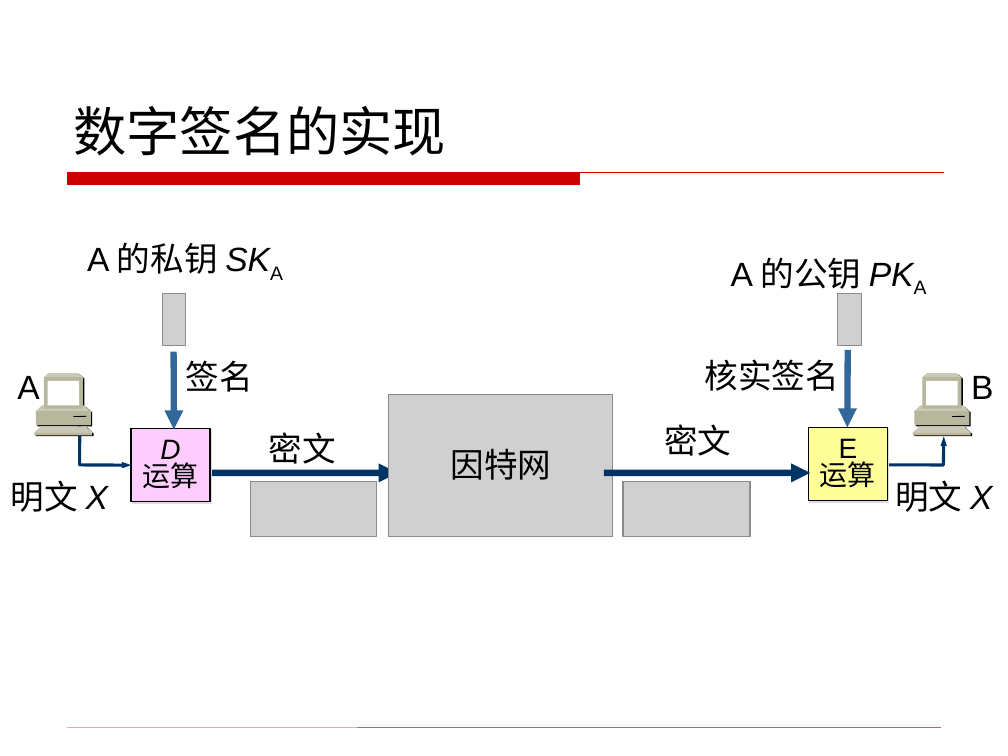
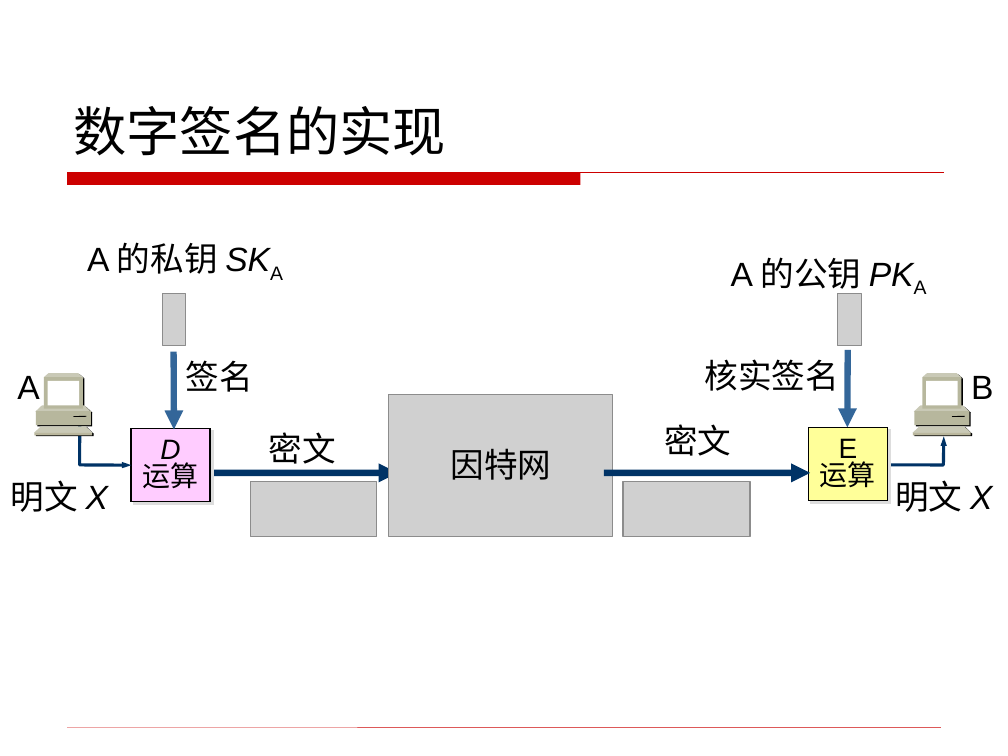
Before and after one commit to InnoMachine/Notes, a slide deck: slide 23 of Previous_version_slides_TSS/网络/第11章：网络安全.ppt. Drawn at 1008x756 pixels with LibreOffice and Linux fonts; fonts in the diff are those of the drawing; grey boxes stand for pictures; background and template pictures are left out. Boxes give left, top, right and bottom in pixels: in the first picture for what was removed or moved away, otherwise in the second. Text is boxed around its words. In the diff, an @@ line names an element or a change of style, - is before the commit and + after.

```diff
--- a/Previous_version_slides_TSS/网络/第11章：网络安全.ppt
+++ b/Previous_version_slides_TSS/网络/第11章：网络安全.ppt
@@ rectangle "D" at bbox=[131, 428, 210, 502]: shadow changed @@
@@ rectangle "E" at bbox=[808, 427, 887, 501]: shadow changed @@
```
Also in this commit, not shown: 54 other slides changed, 2 other files.
